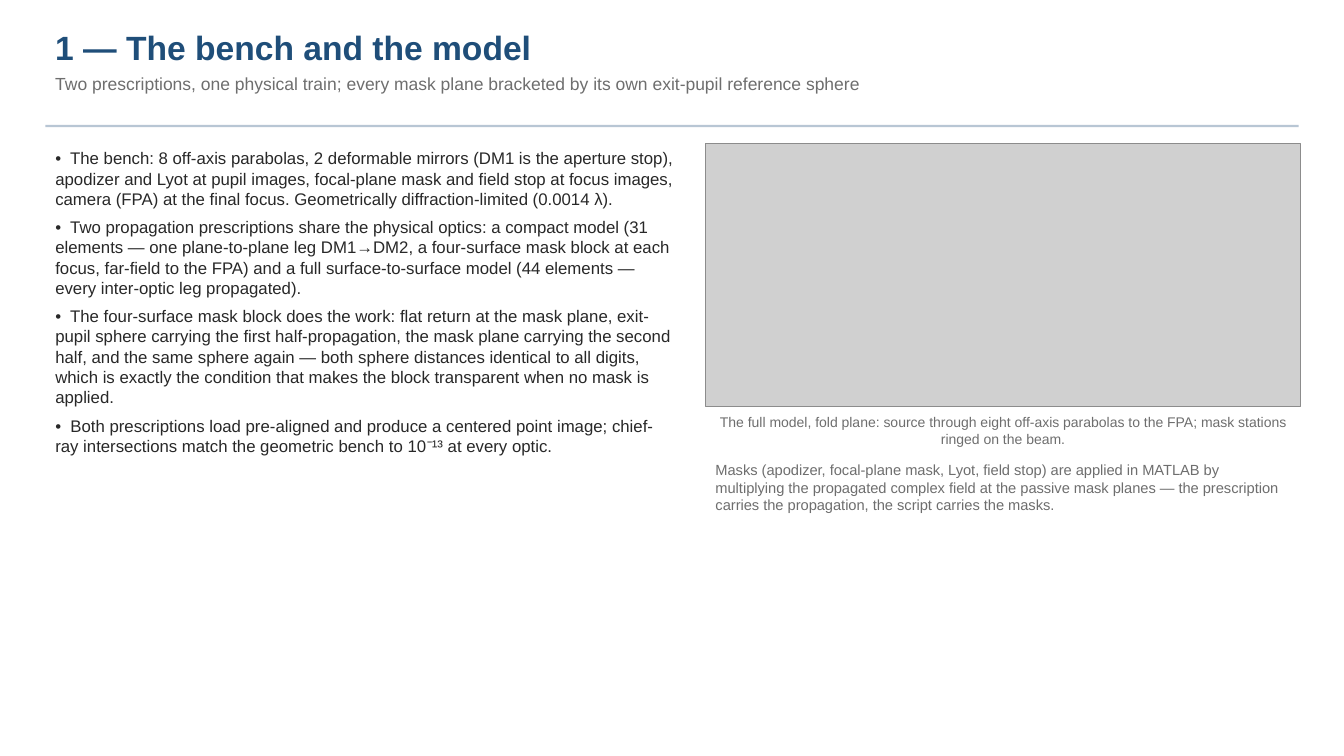
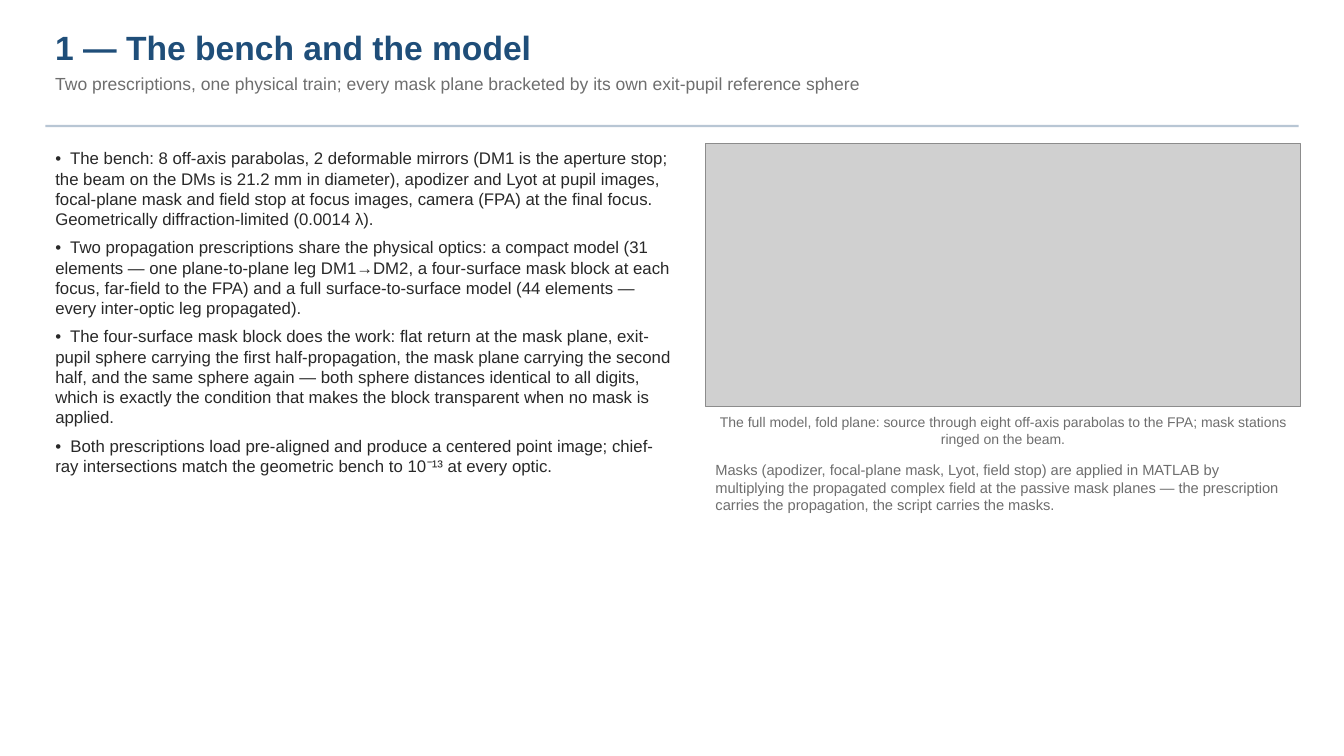
Before and after one commit to nasa-jpl/MACOS_resources, a slide deck: slide 2 of mmacos/templates/30_instruments/bench_ctb/deck_ctb.pptx. Drawn at 1344x756 pixels with LibreOffice and Linux fonts; fonts in the diff are those of the drawing; grey boxes stand for pictures. Boxes give left, top, right and bottom in pixels: in the first picture for what was removed or moved away, otherwise in the second. Text is boxed around its words. In the diff, an @@ line names an element or a change of style, - is before the commit and + after.

```diff
--- a/mmacos/templates/30_instruments/bench_ctb/deck_ctb.pptx
+++ b/mmacos/templates/30_instruments/bench_ctb/deck_ctb.pptx
@@ text at [55, 152, 667, 229]: text changed @@
-• The bench: 8 off-axis parabolas, 2 deformable mirrors (DM1 is the aperture stop), apodizer and Lyot at pupil images, focal-plane mask and field stop at focus images, camera (FPA) at the final focus. Geometrically diffraction-limited (0.0014 λ).
+• The bench: 8 off-axis parabolas, 2 deformable mirrors (DM1 is the aperture stop; the beam on the DMs is 21.2 mm in diameter), apodizer and Lyot at pupil images, focal-plane mask and field stop at focus images, camera (FPA) at the final focus. Geometrically diffraction-limited (0.0014 λ).
```
Also in this commit, not shown: 1 other slide changed, 4 other files.
